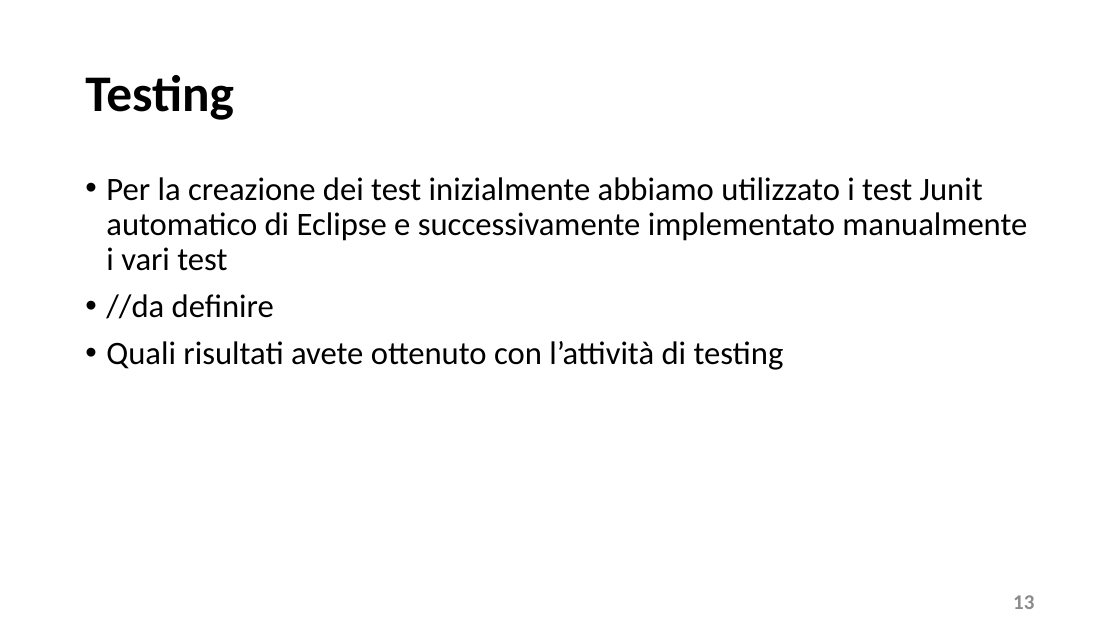
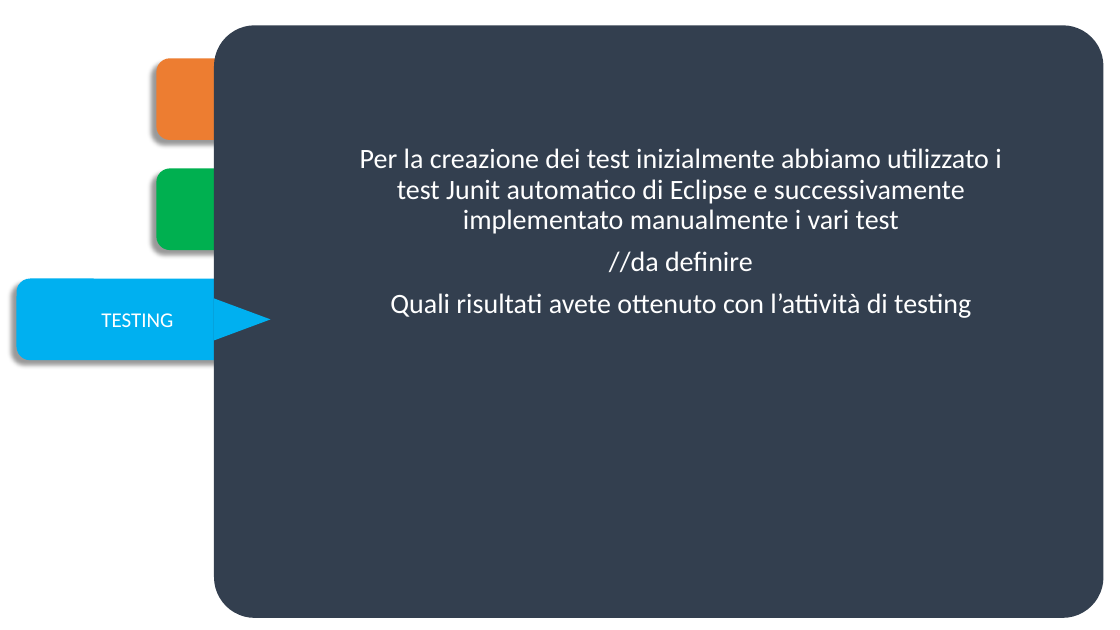
Before and after one commit to FilippoBolis/MED_Progetto_Ing_Software_23_24, a slide deck: slide 13 of MED/doc/Presentazione M.E.D.pptx. Drawn at 1120x630 pixels with LibreOffice and Linux fonts; fonts in the diff are those of the drawing. Boxes give left, top, right and bottom in pixels: in the first picture for what was removed or moved away, otherwise in the second. Text is boxed around its words. In the diff, an @@ line names an element or a change of style, - is before the commit and + after.

```diff
--- a/MED/doc/Presentazione M.E.D.pptx
+++ b/MED/doc/Presentazione M.E.D.pptx
@@ rounded rectangle added at <box>214,25,1104,618</box>, fill #333F50 @@
@@ rounded rectangle added at <box>156,58,398,139</box>, fill #ED7D31 @@
@@ text "Per la creazione dei test ...": place and size @@
-text "Per la creazione dei test ..." at <box>106,177,1027,370</box>
+text "Per la creazione dei test ..." at <box>360,148,1001,318</box>
@@ text "Per la creazione dei test ..." at <box>360,148,1001,318</box>: size 28 to 24 pt, text colour #000000 to #FFFFFF; alignment left to centre; bullet • to none @@
@@ rounded rectangle added at <box>156,169,398,250</box>, fill #00B050 @@
@@ rounded rectangle "TESTING": place and size @@
-rounded rectangle "TESTING" at <box>85,75,234,120</box>
+rounded rectangle "TESTING" at <box>17,279,259,360</box>
@@ rounded rectangle "TESTING" at <box>17,279,259,360</box>: fill none to #00B0F0; shadow on @@
@@ triangle added at <box>214,299,270,341</box>, fill #00B0F0 @@
@@ text in rounded rectangle at <box>101,313,173,327</box>: text changed; size 44 to 18 pt; text colour #000000 to #FFFFFF; bold off @@
-Testing
+TESTING
@@ page number removed at <box>1013,595,1034,609</box> @@
-13
```
Also in this commit, not shown: 12 other slides changed.
